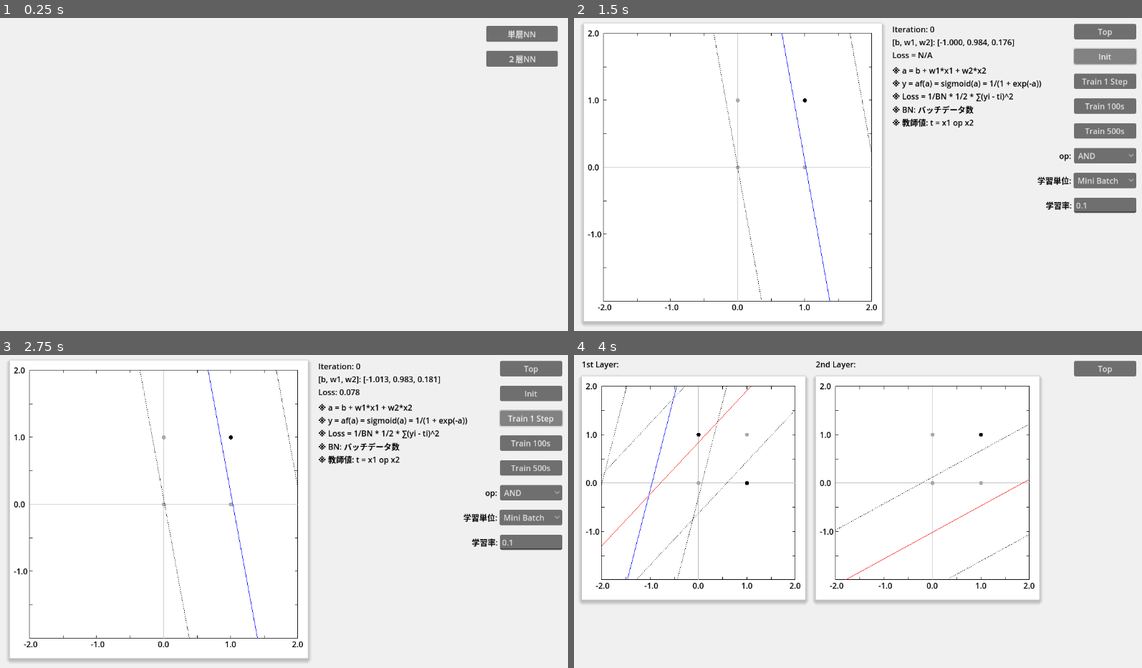
Above: before the commit, frames 1-4 (two rows, left to right).
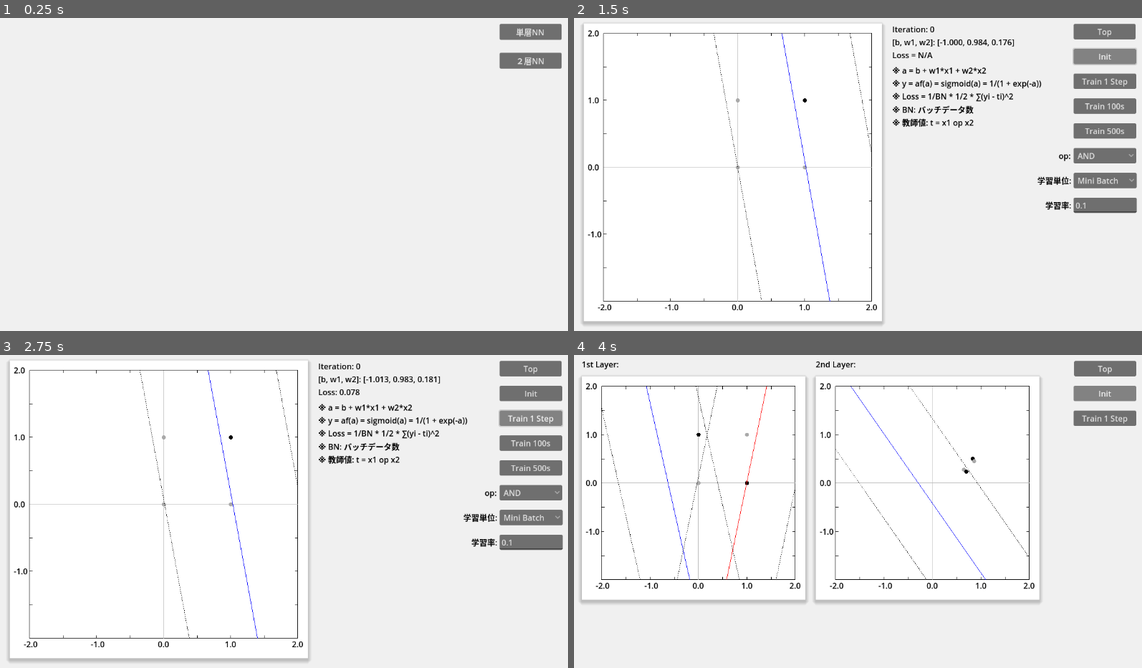
Above: after the commit, the same moments.

Repository: vivisuke/VisualFCL
Game: Godot game, scene res://top_scene.tscn
Two runs of this game, one before a commit and one after it. Both use one fixed random seed, a clock stepped at 60 frames per second and the inputs below.
Inputs:
- Up to frame 1 (0.25 s): no input
- Up to frame 2 (1.5 s): click "単層NN" at 0.5 s; click "Init" at 1.25 s
- Up to frame 3 (2.75 s): click "Train 1 Step" at 2 s
- Up to frame 4 (4 s): click "Top" at 2.75 s; click "２層NN" at 3.5 s

The runs differ from the first frame. In frame 1, 0.8% of the frame differs, in the area x 85-99%, y 1-17%; in frame 2, 0.2%; in frame 3, 0.2%; in frame 4, 2.4%, in the area x 4-99%, y 9-72%.

Commit message:
0035 ◎ C 06/16 06/17 0.001│ToDo│２層NNシーン：「1st Layer」「2nd Layer」ラベル設置 0037 ◎ C 06/16 06/17 0.001│ToDo│GraphBG：プロットするドット位置・色を指定可能に 0038 ◎ C 06/16 06/17 0.001│ToDo│２層NNシーン：FCLayer21 オブジェクトを３つ所有 0039 ◎ C 06/17 06/17 0.001│ToDo│FCLayer21 → FC21Unit に改名 0040 ◎ C 06/17 06/17 0.001│ToDo│２層目入力データプロット

Diff:
--- a/VisualFCL/fc1layer_scene.tscn
+++ b/VisualFCL/fc1layer_scene.tscn
@@ -83,35 +83,35 @@
 text = "※ 教師値: t = x1 op x2"
 
 [node name="InitButton" type="Button" parent="."]
-offset_left = 1011.0
+offset_left = 1010.0
 offset_top = 75.0
 offset_right = 1136.0
 offset_bottom = 106.0
 text = "Init"
 
 [node name="Train1Button" type="Button" parent="."]
-offset_left = 1011.0
+offset_left = 1010.0
 offset_top = 125.0
 offset_right = 1136.0
 offset_bottom = 156.0
 text = "Train 1 Step"
 
 [node name="Train100Button" type="Button" parent="."]
-offset_left = 1011.0
+offset_left = 1010.0
 offset_top = 175.0
 offset_right = 1136.0
 offset_bottom = 206.0
 text = "Train 100s"
 
 [node name="Train500Button" type="Button" parent="."]
-offset_left = 1011.0
+offset_left = 1010.0
 offset_top = 225.0
 offset_right = 1136.0
 offset_bottom = 256.0
 text = "Train 500s"
 
 [node name="OperatorButton" type="OptionButton" parent="."]
-offset_left = 1011.0
+offset_left = 1010.0
 offset_top = 275.0
 offset_right = 1136.0
 offset_bottom = 306.0
@@ -141,7 +141,7 @@
 [node name="LearnUnitButton" type="OptionButton" parent="."]
 offset_left = 1010.0
 offset_top = 325.0
-offset_right = 1136.0
+offset_right = 1137.0
 offset_bottom = 356.0
 item_count = 3
 selected = 0
@@ -162,9 +162,9 @@
 vertical_alignment = 1
 
 [node name="LearningRate" type="LineEdit" parent="."]
-offset_left = 1011.0
+offset_left = 1010.0
 offset_top = 375.0
-offset_right = 1136.0
+offset_right = 1137.0
 offset_bottom = 406.0
 text = "0.1"
 
@@ -178,9 +178,9 @@
 vertical_alignment = 1
 
 [node name="TopButton" type="Button" parent="."]
-offset_left = 1011.0
+offset_left = 1010.0
 offset_top = 25.0
-offset_right = 1136.0
+offset_right = 1135.0
 offset_bottom = 56.0
 text = "Top"
 
--- a/VisualFCL/fc2layer_scene.tscn
+++ b/VisualFCL/fc2layer_scene.tscn
@@ -48,4 +48,20 @@
 offset_bottom = 56.0
 text = "Top"
 
+[node name="InitButton" type="Button" parent="."]
+offset_left = 1010.0
+offset_top = 75.0
+offset_right = 1136.0
+offset_bottom = 106.0
+text = "Init"
+
+[node name="Train1Button" type="Button" parent="."]
+offset_left = 1010.0
+offset_top = 125.0
+offset_right = 1136.0
+offset_bottom = 156.0
+text = "Train 1 Step"
+
 [connection signal="pressed" from="TopButton" to="." method="_on_top_button_pressed"]
+[connection signal="pressed" from="InitButton" to="." method="_on_init_button_pressed"]
+[connection signal="pressed" from="Train1Button" to="." method="_on_train_1_button_pressed"]
--- a/VisualFCL/scripts/GraphRect.gd
+++ b/VisualFCL/scripts/GraphRect.gd
@@ -43,7 +43,7 @@
 var vec_weight = [-1.0, 1.0, 1.0]			# [b, w1, w2] 重みベクター
 var vv_weight = []							# [[b, w1, w2], [b, w1, w2], ...] 重みベクターリスト
 var axis_labels = []
-var points = []								# 入力データ配列
+var vec_input = []							# 入力データ配列, [x1, y1, bool]
 
 # 目盛り値ラベル設置
 func add_axis_scale(pos, txt):
@@ -55,7 +55,7 @@
 	return lbl
 # Called when the node enters the scene tree for the first time.
 func _ready():
-	print(self.size)
+	#print(self.size)
 	# デフォルト重みベクター初期化
 	vec_weight[0] = sin(randf_range(0.0, 2*PI))
 	var th = randf_range(0.0, 2*PI)
@@ -87,9 +87,9 @@
 	var b  = p[0]
 	var w1 = p[1]
 	var w2 = p[2]
-	print("b, w1, w2 = ", b, " ", w2, " ", w2)
-	print("-w1/w2 = ", -w1/w2)
-	print("-b/w2 = ", -b/w2)
+	#print("b, w1, w2 = ", b, " ", w2, " ", w2)
+	#print("-w1/w2 = ", -w1/w2)
+	#print("-b/w2 = ", -b/w2)
 	var lst = []
 	var x = (-w2*maxv - b) / w1	# y == maxv との接線
 	if x >= -maxv && x <= maxv: lst.push_back(Vector2(x, maxv))
@@ -127,10 +127,11 @@
 	#draw_circle(posToScreenPos(Vector2(0, 1)), 4.0, Color.BLACK)
 	#draw_circle(posToScreenPos(Vector2(1, 1)), 4.0, Color.BLACK)
 func plot_points():
-	for i in range(points.size()):
-		var x = points[i][0]
-		var y = points[i][1]
-		draw_circle(posToScreenPos(Vector2(x, y)), 4.0, Color.BLACK)
+	for i in range(vec_input.size()):
+		var x = vec_input[i][0]
+		var y = vec_input[i][1]
+		var col = Color.BLACK if vec_input[i][2] else Color.DARK_GRAY
+		draw_circle(posToScreenPos(Vector2(x, y)), 4.0, col)
 func _draw():
 	print("draw()")
 	# 背景＋影 描画
@@ -169,7 +170,10 @@
 	axis_labels[5].text = "-%.1f" % (maxv/2)
 	axis_labels[6].text = "%.1f" % maxv
 	#
-	plot_boolean()
+	if vec_input.is_empty():
+		plot_boolean()
+	else:
+		plot_points()
 	#
 	for i in range(vv_weight.size()):
 		var vw = vv_weight[i]
--- a/VisualFCL/scripts/fc1layer_scene.gd
+++ b/VisualFCL/scripts/fc1layer_scene.gd
@@ -86,7 +86,7 @@
 func teacher_value(inp:Array):
 	if ope == OP_AND: return 1.0 if inp[0] != 0 && inp[1] != 0.0 else 0.0		# AND
 	elif ope == OP_OR: return 1.0 if inp[0] != 0 || inp[1] != 0.0 else 0.0		# OR
-	elif ope == OP_NAND: return 0.0 if inp[0] != 0 && inp[1] != 0.0 else 1.0		# NAND
+	elif ope == OP_NAND: return 0.0 if inp[0] != 0 && inp[1] != 0.0 else 1.0	# NAND
 	elif ope == OP_GT: return 1.0 if inp[0] > inp[1] else 0.0					# x1 > x2
 	elif ope == OP_XOR: return 1.0 if inp[0] != inp[1] else 0.0					# XOR
 	return 0.0
--- a/VisualFCL/scripts/fc2layer_scene.gd
+++ b/VisualFCL/scripts/fc2layer_scene.gd
@@ -7,10 +7,13 @@
 	#
 	LU_MINI_BATCH = 0, LU_ONLINE, LU_RANDOM_8,
 }
+const boolean_pos = [[0, 0], [1, 0], [0, 1], [1, 1]]
 
+var ope = OP_XOR
 var vv_weight = []			# 重みベクターリスト、２次元配列
 var vec_first_layer = []	# 1st Layer
 var scnd_layer
+var vec_input_2nd = []
 
 # ２入力１出力総結合層クラス
 # 活性化関数：シグモイド固定
@@ -40,24 +43,52 @@
 	var vec_weight = [0.0, 0.0, 0.0]	# [b, w1, w2] 重みベクター
 	var upgrad							# 上流勾配
 
+func init_weight():
+	var w = []
+	w.push_back(sin(randf_range(0.0, 2*PI)))
+	var th = randf_range(0.0, 2*PI)
+	w.push_back(cos(th))
+	w.push_back(sin(th))
+	return w
 # Called when the node enters the scene tree for the first time.
 func _ready():
+	init()
+	pass # Replace with function body.
+func teacher_value(inp:Array):
+	if ope == OP_AND: return 1.0 if inp[0] != 0 && inp[1] != 0.0 else 0.0		# AND
+	elif ope == OP_OR: return 1.0 if inp[0] != 0 || inp[1] != 0.0 else 0.0		# OR
+	elif ope == OP_NAND: return 0.0 if inp[0] != 0 && inp[1] != 0.0 else 1.0	# NAND
+	elif ope == OP_GT: return 1.0 if inp[0] > inp[1] else 0.0					# x1 > x2
+	elif ope == OP_XOR: return 1.0 if inp[0] != inp[1] else 0.0					# XOR
+	return 0.0
+func update_points_in_2ndLayer():
+	vec_input_2nd = []
+	for i in range(boolean_pos.size()):
+		vec_first_layer[0].forward(boolean_pos[i])
+		var x1 = vec_first_layer[0].y
+		vec_first_layer[1].forward(boolean_pos[i])
+		var x2 = vec_first_layer[1].y
+		print([x1, x2])
+		var t = teacher_value(boolean_pos[i])
+		vec_input_2nd.push_back([x1, x2, t!=0.0])
+func init():
 	vec_first_layer = []
 	vec_first_layer.push_back(FC21Unit.new())
 	vec_first_layer.push_back(FC21Unit.new())
 	scnd_layer = FC21Unit.new()
 	vv_weight = []
 	for i in range(2):
-		var w = []
-		w.push_back(sin(randf_range(0.0, 2*PI)))
-		var th = randf_range(0.0, 2*PI)
-		w.push_back(cos(th))
-		w.push_back(sin(th))
+		var w = init_weight()
 		vv_weight.push_back(w)
+		vec_first_layer[i].vec_weight = w
+	update_points_in_2ndLayer()
+	$GraphRect_1.ope = OP_XOR
 	$GraphRect_1.vv_weight = vv_weight
-	$GraphRect_1.ope = OP_XOR
 	$GraphRect_1.queue_redraw()
-	pass # Replace with function body.
+	scnd_layer.vec_weight = init_weight()
+	$GraphRect_2.vec_input = vec_input_2nd
+	$GraphRect_2.vv_weight = [scnd_layer.vec_weight]
+	$GraphRect_2.queue_redraw()
 
 
 # Called every frame. 'delta' is the elapsed time since the previous frame.
@@ -68,3 +99,12 @@
 func _on_top_button_pressed():
 	get_tree().change_scene_to_file("res://top_scene.tscn")
 	pass # Replace with function body.
+
+
+func _on_init_button_pressed():
+	init()
+	pass # Replace with function body.
+
+
+func _on_train_1_button_pressed():
+	pass # Replace with function body.
--- a/VisualFCL/top_scene.tscn
+++ b/VisualFCL/top_scene.tscn
@@ -11,17 +11,17 @@
 color = Color(0.941176, 0.941176, 0.941176, 1)
 
 [node name="SingleLayerNNButton" type="Button" parent="."]
-offset_left = 983.0
-offset_top = 29.0
-offset_right = 1127.0
-offset_bottom = 60.0
+offset_left = 1010.0
+offset_top = 25.0
+offset_right = 1135.0
+offset_bottom = 56.0
 text = "単層NN"
 
 [node name="TwoLayerNNButton" type="Button" parent="."]
-offset_left = 983.0
-offset_top = 79.0
-offset_right = 1127.0
-offset_bottom = 110.0
+offset_left = 1010.0
+offset_top = 83.0
+offset_right = 1135.0
+offset_bottom = 114.0
 text = "２層NN"
 
 [connection signal="pressed" from="SingleLayerNNButton" to="." method="_on_single_layer_nn_button_pressed"]
Not shown, changed: VisualFCL.spr
